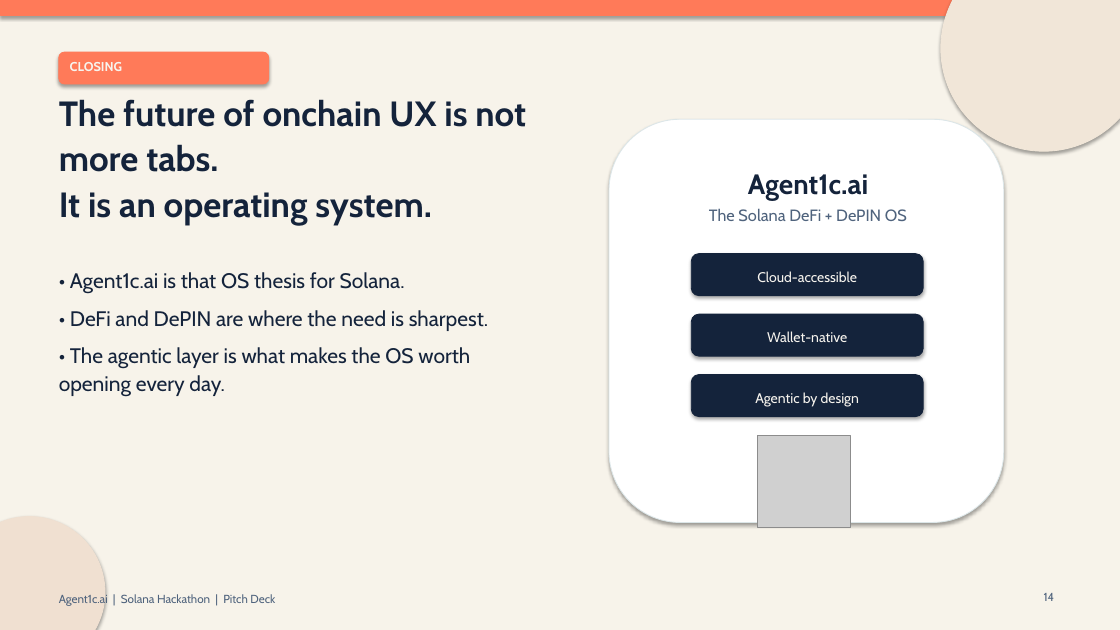
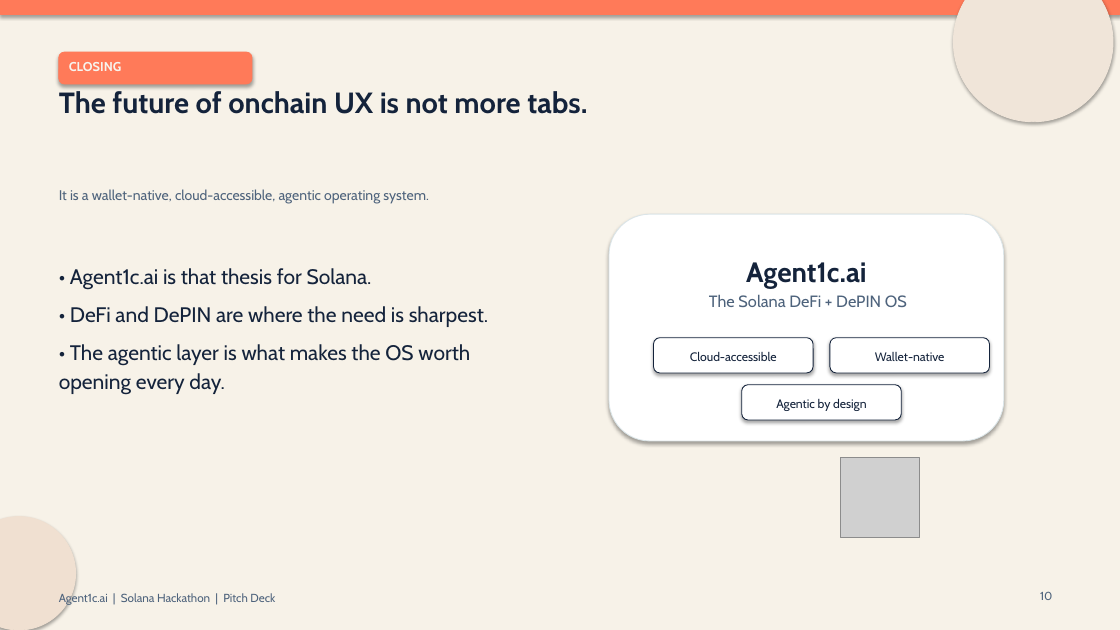
Before and after one commit to agent1c-ai/agent1c-ai.github.io, a slide deck: slide 10 of hackathon/agent1c-solana-hackathon-pitch-deck.pptx (slide 14 before the commit). Drawn at 1120x630 pixels with LibreOffice and Linux fonts; fonts in the diff are those of the drawing; grey boxes stand for pictures. Boxes give left, top, right and bottom in pixels: in the first picture for what was removed or moved away, otherwise in the second. Text is boxed around its words. In the diff, an @@ line names an element or a change of style, - is before the commit and + after.

Commit message:
Clean up Solana pitch deck layout

```diff
--- a/hackathon/agent1c-solana-hackathon-pitch-deck.pptx
+++ b/hackathon/agent1c-solana-hackathon-pitch-deck.pptx
@@ rectangle at <box>0,0,1120,630</box>: fill #F7F3EA to #F7F2E8; outline #F7F3EA 0.75 pt to #F7F2E8 0.75 pt @@
@@ ellipse: place and size @@
-ellipse at <box>941,0,1120,151</box>
+ellipse at <box>954,0,1113,122</box>
@@ ellipse at <box>954,0,1113,122</box>: fill #F1E6D8 to #F0E5D9; outline #F1E6D8 0.75 pt to #F0E5D9 0.75 pt @@
@@ rounded rectangle: place and size @@
-rounded rectangle at <box>59,52,269,84</box>
+rounded rectangle at <box>59,52,252,84</box>
@@ text at <box>59,91,587,114</box>: text changed; size 30 to 25 pt @@
-The future of onchain UX is not
-more tabs.
-It is an operating system.
+The future of onchain UX is not more tabs.
@@ text added at <box>59,189,429,204</box>, 12 pt, text #4E637C @@
+It is a wallet-native, cloud-accessible, agentic operating system.
@@ rounded rectangle: place and size @@
-rounded rectangle at <box>609,119,1004,523</box>
+rounded rectangle at <box>609,214,1004,441</box>
@@ rounded rectangle at <box>609,214,1004,441</box>: outline #DCE6E8 0.75 pt to #DBE5E8 0.75 pt @@
@@ text at <box>70,268,372,290</box>: text changed @@
-• Agent1c.ai is that OS thesis for Solana.
+• Agent1c.ai is that thesis for Solana.
@@ text "Agent1c.ai": place and size @@
-text "Agent1c.ai" at <box>748,174,869,200</box>
+text "Agent1c.ai" at <box>746,262,867,289</box>
@@ rounded rectangle removed at <box>691,254,923,296</box> @@
@@ text "The Solana DeFi + DePIN ..." at <box>709,294,907,307</box>: text colour #4F637D to #4E637C @@
@@ text "The Solana DeFi + DePIN ...": place and size @@
-text "The Solana DeFi + DePIN ..." at <box>709,208,907,221</box>
+text "The Solana DeFi + DePIN ..." at <box>709,294,907,307</box>
@@ text at <box>59,306,488,395</box>: line spacing 1.12 to 1.14 @@
@@ rounded rectangle at <box>654,338,813,373</box>: fill #14233B to #FFFFFF @@
@@ rounded rectangle: place and size @@
-rounded rectangle at <box>691,314,923,356</box>
+rounded rectangle at <box>654,338,813,373</box>
@@ size 12 to 10.5 pt, text colour #F7F4EE to #14233B in 3 elements at <box>776,399,867,411</box>, <box>875,352,945,361</box>, <box>690,352,777,361</box> @@
@@ text "Cloud-accessible": place and size @@
-text "Cloud-accessible" at <box>757,271,857,282</box>
+text "Cloud-accessible" at <box>690,352,777,361</box>
@@ rounded rectangle added at <box>830,338,990,373</box>, fill #FFFFFF, outline #14233B 0.75 pt @@
@@ text "Wallet-native": place and size @@
-text "Wallet-native" at <box>767,331,847,342</box>
+text "Wallet-native" at <box>875,352,945,361</box>
@@ rounded rectangle: place and size @@
-rounded rectangle at <box>691,375,923,417</box>
+rounded rectangle at <box>742,385,902,420</box>
@@ rounded rectangle at <box>742,385,902,420</box>: fill #14233B to #FFFFFF @@
@@ text "Agentic by design": place and size @@
-text "Agentic by design" at <box>755,392,859,407</box>
+text "Agentic by design" at <box>776,399,867,411</box>
@@ picture: place and size @@
-picture at <box>758,435,850,528</box>
+picture at <box>840,458,920,538</box>
@@ ellipse: place and size @@
-ellipse at <box>0,517,105,630</box>
+ellipse at <box>0,517,76,630</box>
@@ text "Agent1c.ai | Solana Hackathon | ..." at <box>59,592,275,605</box>: text colour #4F637D to #4E637C @@
@@ text added at <box>1040,591,1052,600</box>, 10 pt, text #4E637C @@
+10
@@ text removed at <box>1044,593,1055,601</box> @@
-14
```
Also in this commit, not shown: 5 other slides changed, 7 slides added, 11 slides removed, 1 other file.
